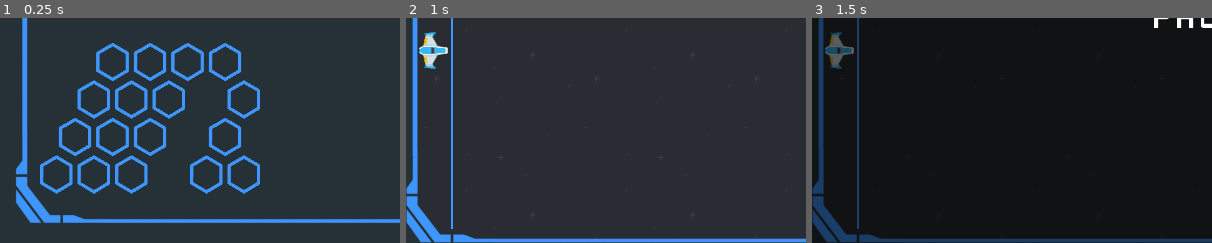
Above: before the commit, frames 1-3 (left to right).
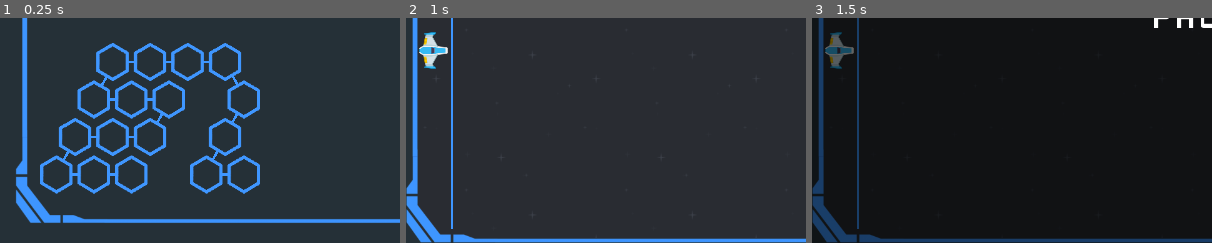
Above: after the commit, the same moments.

Repository: PKlimo/SpaceNumbers
Game: Godot game, scene res://TitleScreen.tscn
Two runs of this game, one before a commit and one after it. Both use one fixed random seed, a clock stepped at 60 frames per second and the inputs below.
Inputs (mouse positions are % of the whole screen's width and height, from its top left):
- Up to frame 1 (0.25 s): no input
- Up to frame 2 (1 s): tap Enter at 0.5 s; move the mouse to (16, 85) at 0.52 s; hold Right (ui_right) from 0.53 s (still down); click (16, 85) at 0.67 s; tap Space at 0.77 s
- Up to frame 3 (1.5 s): tap Space at 1.25 s; move the mouse to (30, 55) at 1.27 s; release Right (ui_right) at 1.28 s; hold Down (ui_down) from 1.28 s (still down)
The pictures show only the part of the screen within x 0-50%, y 50-100%; the shares and areas given below are measured in that part.

The runs differ from the first frame. In frame 1, 0.3% of the frame differs, in the area x 15-60%, y 19-71%; in frame 2, nothing differs; in frame 3, nothing differs.

Commit message:
windows icon
Signed-off-by: pklimo <pklimo@gmail.com>

Diff:
--- a/TitleScreen.tscn
+++ b/TitleScreen.tscn
@@ -15,6 +15,187 @@
 "_edit_use_anchors_": false
 }
 
+[node name="Conncetions" type="Control" parent="."]
+__meta__ = {
+"_edit_use_anchors_": false
+}
+
+[node name="ColorRect" type="ColorRect" parent="Conncetions"]
+margin_left = 173.0
+margin_top = 608.0
+margin_right = 188.0
+margin_bottom = 612.0
+color = Color( 0.247059, 0.592157, 1, 1 )
+__meta__ = {
+"_edit_use_anchors_": false
+}
+
+[node name="ColorRect11" type="ColorRect" parent="Conncetions"]
+margin_left = 353.0
+margin_top = 608.0
+margin_right = 368.0
+margin_bottom = 612.0
+color = Color( 0.247059, 0.592157, 1, 1 )
+__meta__ = {
+"_edit_use_anchors_": false
+}
+
+[node name="ColorRect2" type="ColorRect" parent="Conncetions"]
+margin_left = 113.0
+margin_top = 608.0
+margin_right = 128.0
+margin_bottom = 612.0
+color = Color( 0.247059, 0.592157, 1, 1 )
+__meta__ = {
+"_edit_use_anchors_": false
+}
+
+[node name="ColorRect3" type="ColorRect" parent="Conncetions"]
+margin_left = 143.0
+margin_top = 548.0
+margin_right = 158.0
+margin_bottom = 552.0
+color = Color( 0.247059, 0.592157, 1, 1 )
+__meta__ = {
+"_edit_use_anchors_": false
+}
+
+[node name="ColorRect4" type="ColorRect" parent="Conncetions"]
+margin_left = 202.0
+margin_top = 548.0
+margin_right = 217.0
+margin_bottom = 552.0
+color = Color( 0.247059, 0.592157, 1, 1 )
+__meta__ = {
+"_edit_use_anchors_": false
+}
+
+[node name="ColorRect5" type="ColorRect" parent="Conncetions"]
+margin_left = 233.0
+margin_top = 488.0
+margin_right = 248.0
+margin_bottom = 492.0
+color = Color( 0.247059, 0.592157, 1, 1 )
+__meta__ = {
+"_edit_use_anchors_": false
+}
+
+[node name="ColorRect6" type="ColorRect" parent="Conncetions"]
+margin_left = 233.0
+margin_top = 488.0
+margin_right = 248.0
+margin_bottom = 492.0
+color = Color( 0.247059, 0.592157, 1, 1 )
+__meta__ = {
+"_edit_use_anchors_": false
+}
+
+[node name="ColorRect7" type="ColorRect" parent="Conncetions"]
+margin_left = 172.0
+margin_top = 488.0
+margin_right = 187.0
+margin_bottom = 492.0
+color = Color( 0.247059, 0.592157, 1, 1 )
+__meta__ = {
+"_edit_use_anchors_": false
+}
+
+[node name="ColorRect8" type="ColorRect" parent="Conncetions"]
+margin_left = 203.0
+margin_top = 428.0
+margin_right = 218.0
+margin_bottom = 432.0
+color = Color( 0.247059, 0.592157, 1, 1 )
+__meta__ = {
+"_edit_use_anchors_": false
+}
+
+[node name="ColorRect9" type="ColorRect" parent="Conncetions"]
+margin_left = 264.0
+margin_top = 428.0
+margin_right = 279.0
+margin_bottom = 432.0
+color = Color( 0.247059, 0.592157, 1, 1 )
+__meta__ = {
+"_edit_use_anchors_": false
+}
+
+[node name="ColorRect10" type="ColorRect" parent="Conncetions"]
+margin_left = 323.0
+margin_top = 428.0
+margin_right = 338.0
+margin_bottom = 432.0
+color = Color( 0.247059, 0.592157, 1, 1 )
+__meta__ = {
+"_edit_use_anchors_": false
+}
+
+[node name="ColorRect12" type="ColorRect" parent="Conncetions"]
+margin_left = 111.0
+margin_top = 575.0
+margin_right = 126.0
+margin_bottom = 579.0
+rect_rotation = 120.0
+color = Color( 0.247059, 0.592157, 1, 1 )
+__meta__ = {
+"_edit_use_anchors_": false
+}
+
+[node name="ColorRect13" type="ColorRect" parent="Conncetions"]
+margin_left = 261.0
+margin_top = 515.0
+margin_right = 276.0
+margin_bottom = 519.0
+rect_rotation = 120.0
+color = Color( 0.247059, 0.592157, 1, 1 )
+__meta__ = {
+"_edit_use_anchors_": false
+}
+
+[node name="ColorRect14" type="ColorRect" parent="Conncetions"]
+margin_left = 172.0
+margin_top = 456.0
+margin_right = 187.0
+margin_bottom = 460.0
+rect_rotation = 120.0
+color = Color( 0.247059, 0.592157, 1, 1 )
+__meta__ = {
+"_edit_use_anchors_": false
+}
+
+[node name="ColorRect15" type="ColorRect" parent="Conncetions"]
+margin_left = 381.0
+margin_top = 515.0
+margin_right = 396.0
+margin_bottom = 519.0
+rect_rotation = 120.0
+color = Color( 0.247059, 0.592157, 1, 1 )
+__meta__ = {
+"_edit_use_anchors_": false
+}
+
+[node name="ColorRect16" type="ColorRect" parent="Conncetions"]
+margin_left = 350.0
+margin_top = 574.0
+margin_right = 365.0
+margin_bottom = 578.0
+rect_rotation = 120.0
+color = Color( 0.247059, 0.592157, 1, 1 )
+__meta__ = {
+"_edit_use_anchors_": false
+}
+
+[node name="ColorRect17" type="ColorRect" parent="Conncetions"]
+margin_left = 374.0
+margin_top = 452.0
+margin_right = 389.0
+margin_bottom = 456.0
+rect_rotation = 60.0
+color = Color( 0.247059, 0.592157, 1, 1 )
+__meta__ = {
+"_edit_use_anchors_": false
+}
+
 [node name="DescriptionPosition" type="Position2D" parent="."]
 position = Vector2( 870, 210 )
 
--- a/project.godot
+++ b/project.godot
@@ -13,6 +13,7 @@
 config/name="SpaceNumbers"
 run/main_scene="res://TitleScreen.tscn"
 config/icon="res://Assets/pictures/player/playerShip1_blue_r.png"
+config/windows_native_icon="res://Assets/pictures/player/playerShip1_blue_r.ico"
 
 [autoload]
 
Binary file changed: Assets/pictures/player/playerShip1_blue_r.ico
